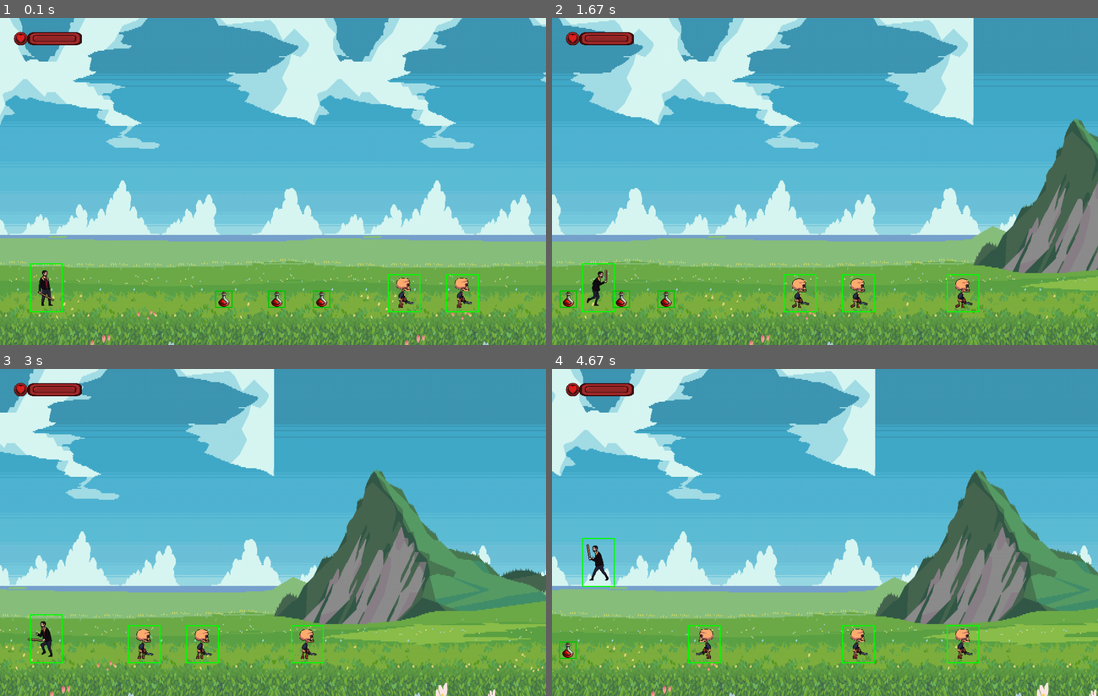
Above: before the commit, frames 1-4 (two rows, left to right).
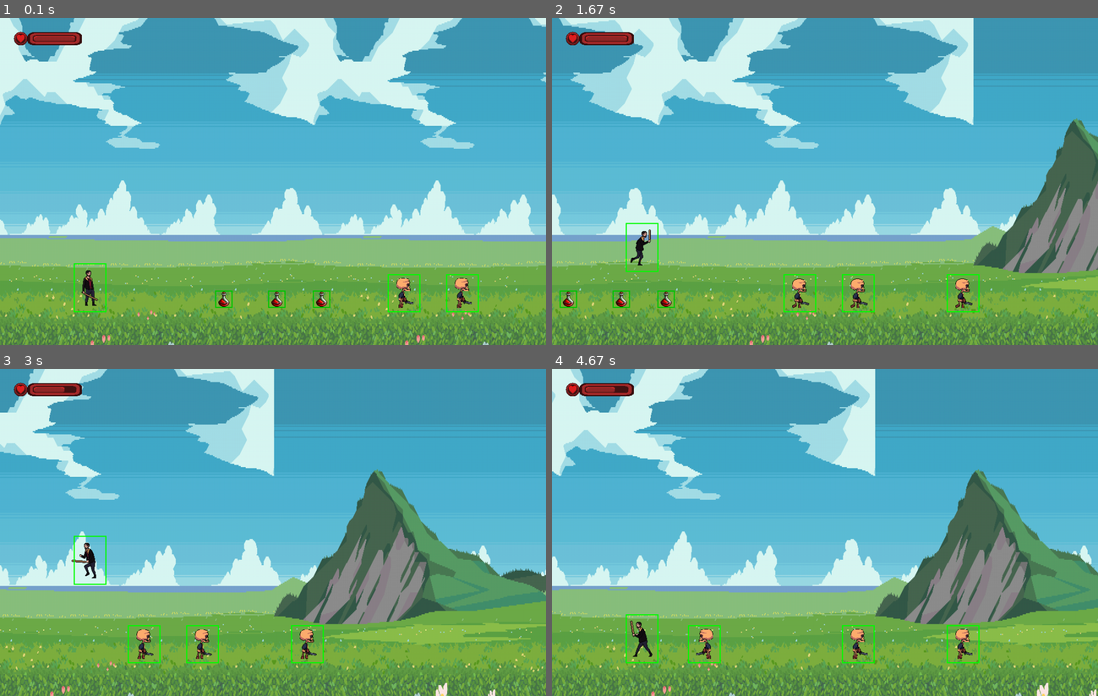
Above: after the commit, the same moments.

Repository: AdrianHerzberger/pyGame_arcade
Game: pygame game, started from game.py
Two runs of this game, one before a commit and one after it. Both use one fixed random seed, a clock stepped at 60 frames per second and the inputs below.
Inputs:
- Up to frame 1 (0.1 s): no input
- Up to frame 2 (1.67 s): hold Space 0.33-0.8 s; hold Right 0.33-0.8 s; hold , 0.83-1.3 s; hold Right 0.83-1.3 s; tap Space at 0.9, 1.2, 1.4 s; hold . from 1.33 s (still down); hold Right from 1.33 s (still down)
- Up to frame 3 (3 s): tap Space at 1.7, 1.9, 2.2, 2.4, 2.7, 2.9 s; release . at 1.8 s; release Right at 1.8 s; hold Right 1.83-2.3 s; hold Right 2.33-2.8 s; hold Left from 2.83 s (still down)
- Up to frame 4 (4.67 s): tap Space at 3.2, 3.47, 3.77, 3.9, 4.2, 4.57 s; release Left at 3.37 s; hold Left 3.4-3.8 s; hold Right 3.83-4.47 s; hold Left from 4.5 s (still down)

The runs differ from the first frame. In frame 1, 0.6% of the frame differs, in the area x 5-20%, y 75-90%; in frame 2, 0.6%; in frame 3, 0.7%; in frame 4, 0.8%, in the area x 1-20%, y 5-90%.

Commit message:
add cooldowns to movement

Diff:
--- a/globals.py
+++ b/globals.py
@@ -5,7 +5,7 @@
 SCREEN_HEIGHT = 600
 FPS = 60
 
-PLAYER_X_POS = 20
+PLAYER_X_POS = 100
 PLAYER_Y_POS = 400
 
 OFFSET_X = 35
--- a/inputs.py
+++ b/inputs.py
@@ -4,10 +4,11 @@
 class GameInputs:
     def __init__(self, player):
         self.player = player
+        self.scroll = 0
         self.key = None
-        self.scroll = 0
         self.light_attack_start = None
         self.heavy_attack_start = None
+        self.jump_start = None
 
     def get_key_presses(self):
         self.key = pygame.key.get_pressed()
@@ -27,16 +28,27 @@
         if self.player.is_dead:
             return False
         self.key = self.get_key_presses()
-        return self.key[pygame.K_SPACE] and self.player.on_ground
+        current_time = pygame.time.get_ticks()
+        if self.key[pygame.K_SPACE]:
+            if self.jump_start is None:
+                self.jump_start = current_time
+                return self.player.on_ground
+            elif current_time - self.jump_start > 1000:
+                self.jump_start = current_time
+                return self.player.on_ground
+        else:
+            self.jump_start = None
+        return False
 
     def is_attacking_light(self):
         if self.player.is_dead:
             return False
         self.key = self.get_key_presses()
+        current_time = pygame.time.get_ticks()
         if self.key[pygame.K_COMMA]:
             if self.light_attack_start is None:
                 self.light_attack_start = pygame.time.get_ticks()
-            elif pygame.time.get_ticks() - self.light_attack_start > 500:
+            elif current_time - self.light_attack_start > 500:
                 return True
         else:
             self.light_attack_start = None
@@ -46,10 +58,11 @@
         if self.player.is_dead:
             return False
         self.key = self.get_key_presses()
+        current_time = pygame.time.get_ticks()
         if self.key[pygame.K_PERIOD]:
             if self.heavy_attack_start is None:
                 self.heavy_attack_start = pygame.time.get_ticks()
-            elif pygame.time.get_ticks() - self.heavy_attack_start > 500:
+            elif current_time - self.heavy_attack_start > 500:
                 return True
         else:
             self.heavy_attack_start = None
--- a/player.py
+++ b/player.py
@@ -21,7 +21,7 @@
         self.is_dead = False
         self.dead_animation_played = False
         self.jump_force = 0
-        self.gravity = 5
+        self.gravity = 7
         self.x_pos = PLAYER_X_POS
         self.y_pos = PLAYER_Y_POS
         self.inputs = GameInputs(self)
@@ -38,7 +38,7 @@
         if self.inputs.is_jumping():
             self.jumping = True
             self.on_ground = False
-            self.jump_force = 45
+            self.jump_force = 50
 
         if self.jumping:
             self.y_pos -= self.jump_force
